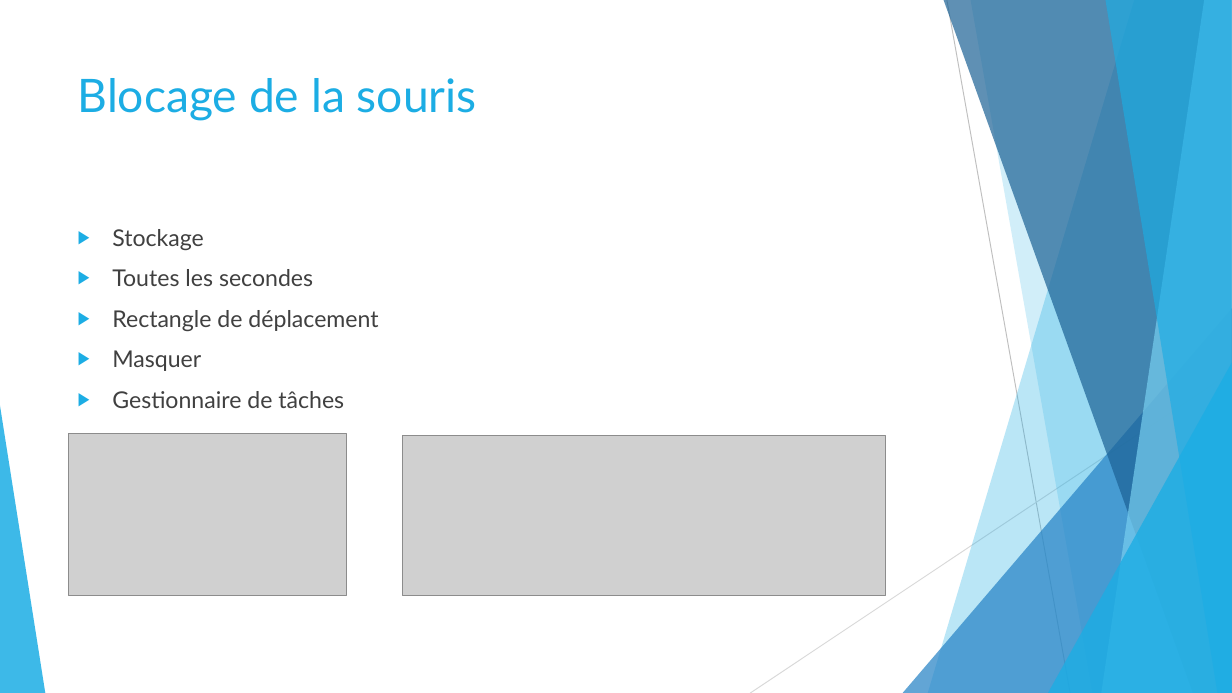
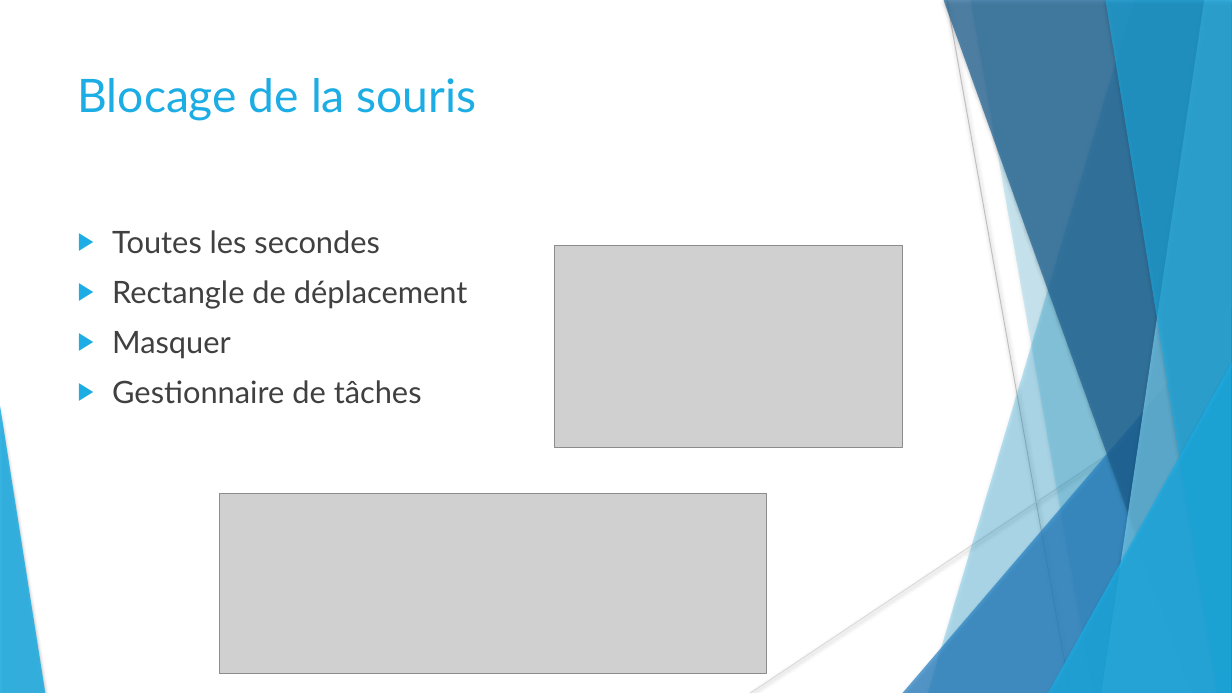
Before and after one commit to stany24/Imepro, a slide deck: slide 13 of Planification/Imepro.pptx. Drawn at 1232x693 pixels with LibreOffice and Linux fonts; fonts in the diff are those of the drawing; grey boxes stand for pictures. Boxes give left, top, right and bottom in pixels: in the first picture for what was removed or moved away, otherwise in the second. Text is boxed around its words. In the diff, an @@ line names an element or a change of style, - is before the commit and + after.

```diff
--- a/Planification/Imepro.pptx
+++ b/Planification/Imepro.pptx
@@ freeform shape at (x1=970, y1=0, x2=1232, y2=693): shadow on; outline redrawn @@
@@ text "Toutes les secondes" at (x1=112, y1=230, x2=468, y2=404): size 18 to 24 pt @@
@@ text at (x1=112, y1=229, x2=204, y2=250): paragraph removed @@
-▶ Stockage
@@ picture resized from (x1=68, y1=434, x2=347, y2=596) to (x1=555, y1=246, x2=902, y2=448) @@
@@ shadow on in 7 elements at (x1=928, y1=0, x2=1232, y2=693), (x1=903, y1=308, x2=1232, y2=693), (x1=944, y1=0, x2=1232, y2=693), (x1=1102, y1=0, x2=1232, y2=693), (x1=1105, y1=0, x2=1232, y2=693), (x1=1048, y1=363, x2=1232, y2=693), (x1=0, y1=406, x2=45, y2=693) @@
@@ picture resized from (x1=402, y1=436, x2=885, y2=596) to (x1=219, y1=494, x2=766, y2=675) @@
```
Also in this commit, not shown: 27 other slides changed, 5 slides added, 1 slide removed, 1 other file.
